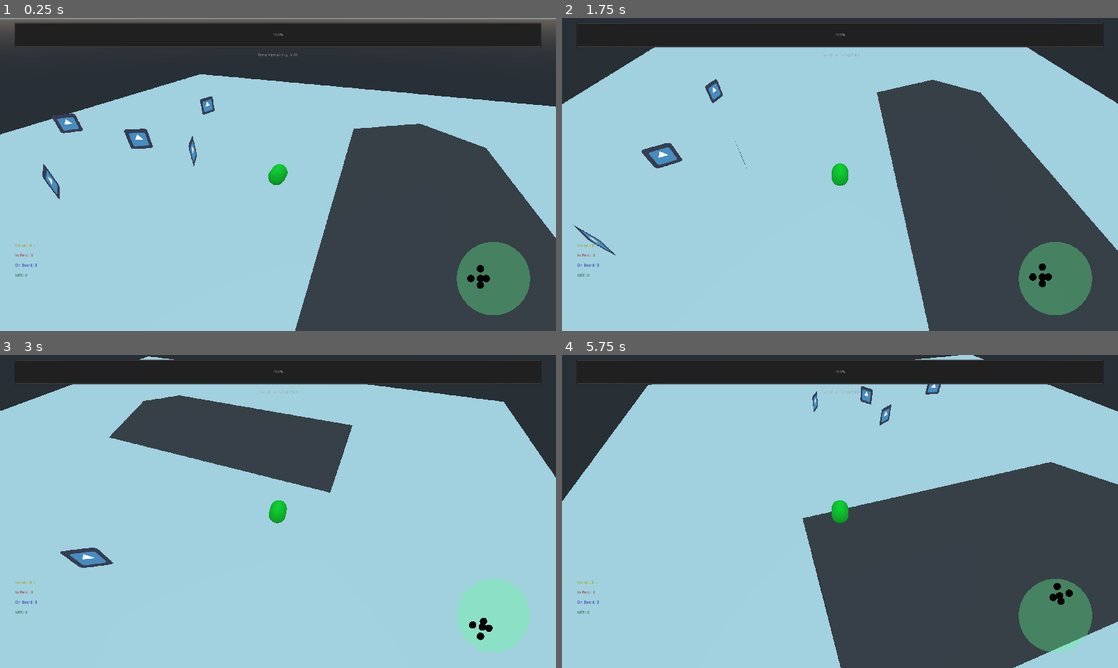
Above: before the commit, frames 1-4 (two rows, left to right).
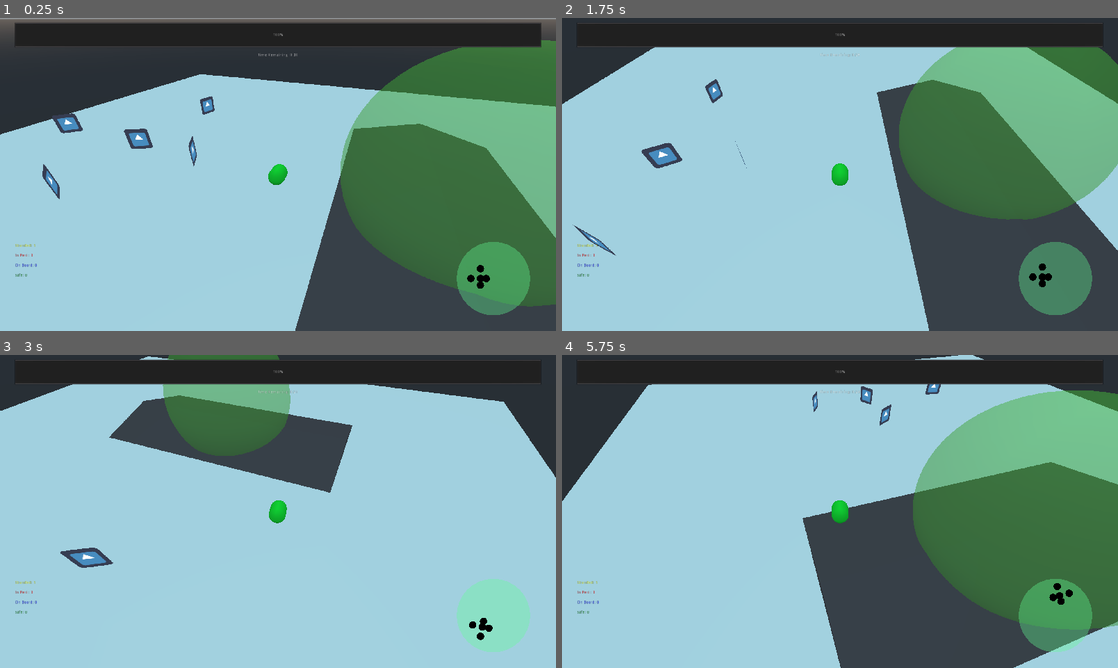
Above: after the commit, the same moments.

Repository: anthonyfinch/ld49
Game: Godot game, scene res://src/levels/Level1.tscn
Two runs of this game, one before a commit and one after it. Both use one fixed random seed, a clock stepped at 60 frames per second and the inputs below. This scene is started directly instead of the project's main scene. The engine's default icon, where the game draws it, is replaced by a stand-in: a white triangle on a blue panel in a dark square.
Inputs:
- Up to frame 1 (0.25 s): no input
- Up to frame 2 (1.75 s): hold D (steer_right) 0.53-1.28 s; hold S (brake) from 1.28 s (still down)
- Up to frame 3 (3 s): release S (brake) at 2.03 s; hold D (steer_right) 2.03-2.78 s; hold W (accelerate) from 2.78 s (still down)
- Up to frame 4 (5.75 s): release W (accelerate) at 3.53 s; hold A (steer_left) 3.53-5.03 s; hold S (brake) from 5.03 s (still down)

The runs differ from the first frame. In frame 1, 26% of the frame differs, in the area x 4-100%, y 6-93%; in frame 2, 19%; in frame 3, 4.6%; in frame 4, 23%.

Commit message:
safepoint and gui hooked up

Diff:
--- /dev/null
+++ b/src/Game.gd
@@ -0,0 +1,17 @@
+extends Control
+
+
+export (float) var time_limit = 60.0 * 3.0
+
+var _state = preload("res://src/GameState.tres")
+
+func _ready():
+	_state.time = time_limit
+
+
+func _process(delta):
+	if _state.time <= 0:
+		_state.emit_signal("time_up")
+		_state.time = 0.0
+	else:
+		_state.time -= delta
--- a/src/GameState.gd
+++ b/src/GameState.gd
@@ -1,4 +1,22 @@
 extends Resource
+
+signal counts_updated
+signal time_up
 
 var player = null
 var people = null
+var on_board = 0
+var safe = 0
+var died = 0
+var time = 0.0
+
+
+func collect_person():
+	on_board += 1
+	emit_signal("counts_updated")
+
+
+func drop_off():
+	safe += on_board
+	on_board = 0
+	emit_signal("counts_updated")
--- a/src/levels/Level1.tscn
+++ b/src/levels/Level1.tscn
@@ -1,10 +1,15 @@
-[gd_scene load_steps=13 format=2]
+[gd_scene load_steps=21 format=2]
 
 [ext_resource path="res://src/supervehicle/SuperVehicle.tscn" type="PackedScene" id=1]
 [ext_resource path="res://src/Camera.gd" type="Script" id=2]
 [ext_resource path="res://src/people/Person.tscn" type="PackedScene" id=3]
 [ext_resource path="res://src/Radar.gd" type="Script" id=4]
 [ext_resource path="res://src/people/People.gd" type="Script" id=5]
+[ext_resource path="res://src/ui/HealthBar.gd" type="Script" id=6]
+[ext_resource path="res://src/ui/TimerLabel.gd" type="Script" id=7]
+[ext_resource path="res://src/Game.gd" type="Script" id=8]
+[ext_resource path="res://src/safepoint/SafePoint.gd" type="Script" id=9]
+[ext_resource path="res://src/ui/PeopleCounts.gd" type="Script" id=10]
 
 [sub_resource type="ViewportTexture" id=1]
 viewport_path = NodePath("CenterContainer/TextureRect/Viewport")
@@ -27,12 +32,25 @@
 [sub_resource type="ConcavePolygonShape" id=7]
 data = PoolVector3Array( 0, 2.5, 20, 20, -2.5, 20, -20, -2.5, 20, 0, 2.5, -20, -20, -2.5, -20, 20, -2.5, -20, 0, 2.5, 2 …(246 unchanged characters)…
 
-[node name="Control" type="Control"]
-anchor_right = 1.0
-anchor_bottom = 1.0
-__meta__ = {
-"_edit_use_anchors_": false
-}
+[sub_resource type="SphereShape" id=8]
+radius = 10.0
+
+[sub_resource type="SphereMesh" id=9]
+radius = 10.0
+height = 20.0
+
+[sub_resource type="SpatialMaterial" id=10]
+flags_transparent = true
+albedo_color = Color( 0.439216, 0.921569, 0.262745, 0.490196 )
+
+[node name="Game" type="Control"]
+anchor_right = 1.0
+anchor_bottom = 1.0
+script = ExtResource( 8 )
+__meta__ = {
+"_edit_use_anchors_": false
+}
+time_limit = 30.0
 
 [node name="CenterContainer" type="CenterContainer" parent="."]
 anchor_right = 1.0
@@ -76,7 +94,7 @@
 transform = Transform( 0.650127, -0.383977, 0.655665, 0, 0.862915, 0.505349, -0.759825, -0.328541, 0.561005, 17.7119, 11.4448, 21.5435 )
 current = true
 script = ExtResource( 2 )
-target_path = NodePath("../SuperVehicle/Mesh")
+target_path = NodePath("../../../../../../Game/CenterContainer/TextureRect/Viewport/Level1/SuperVehicle/Mesh")
 offset = Vector3( 0, 20, 20 )
 
 [node name="Island" type="MeshInstance" parent="CenterContainer/TextureRect/Viewport/Level1"]
@@ -106,6 +124,19 @@
 
 [node name="Person5" parent="CenterContainer/TextureRect/Viewport/Level1/People" instance=ExtResource( 3 )]
 transform = Transform( 0.707107, 0, 0.707107, 0, 1, 0, -0.707107, 0, 0.707107, -39, 0.2, 0 )
+
+[node name="SafePoint" type="Spatial" parent="CenterContainer/TextureRect/Viewport/Level1"]
+transform = Transform( 1, 0, 0, 0, 1, 0, 0, 0, 1, 17, 5.5, 0 )
+script = ExtResource( 9 )
+
+[node name="Area" type="Area" parent="CenterContainer/TextureRect/Viewport/Level1/SafePoint"]
+
+[node name="CollisionShape" type="CollisionShape" parent="CenterContainer/TextureRect/Viewport/Level1/SafePoint/Area"]
+shape = SubResource( 8 )
+
+[node name="MeshInstance" type="MeshInstance" parent="CenterContainer/TextureRect/Viewport/Level1/SafePoint"]
+mesh = SubResource( 9 )
+material/0 = SubResource( 10 )
 
 [node name="Radar" type="Control" parent="."]
 anchor_left = 1.0
@@ -153,6 +184,7 @@
 size_flags_horizontal = 3
 size_flags_vertical = 3
 value = 100.0
+script = ExtResource( 6 )
 
 [node name="TimerContainer" type="CenterContainer" parent="TopUI"]
 margin_top = 121.0
@@ -164,6 +196,7 @@
 margin_right = 1029.0
 margin_bottom = 14.0
 text = "Time Remaining: 5:00"
+script = ExtResource( 7 )
 
 [node name="PeopleCounts" type="VBoxContainer" parent="."]
 anchor_top = 1.0
@@ -172,6 +205,7 @@
 margin_top = -301.0
 margin_right = 286.0
 margin_bottom = -38.0
+script = ExtResource( 10 )
 __meta__ = {
 "_edit_use_anchors_": false
 }
@@ -181,7 +215,7 @@
 margin_bottom = 30.0
 size_flags_horizontal = 3
 bbcode_enabled = true
-bbcode_text = "[color=yellow]Stranded: 3
+bbcode_text = "[center][color=yellow]Stranded: 3[/color]
 "
 text = "Stranded: 3
 "
@@ -193,7 +227,7 @@
 margin_bottom = 64.0
 size_flags_horizontal = 3
 bbcode_enabled = true
-bbcode_text = "[color=red]In Peril: 3
+bbcode_text = "[color=red]In Peril: 3[/color]
 "
 text = "In Peril: 3
 "
--- a/src/people/People.gd
+++ b/src/people/People.gd
@@ -5,3 +5,9 @@
 
 func _ready():
 	_state.people = self
+	for person in get_children():
+		person.connect("person_collected", self, "_on_person_collected")
+
+
+func _on_person_collected(person):
+	_state.collect_person()
--- a/src/people/Person.gd
+++ b/src/people/Person.gd
@@ -9,8 +9,12 @@
 
 func _ready():
 	detector.connect("body_entered", self, "_on_player_entered")
+	connect("tree_exited", self, "_on_remove")
 
 
 func _on_player_entered(_player):
+	queue_free()
+
+
+func _on_remove():
 	emit_signal("person_collected", self)
-	queue_free()
--- /dev/null
+++ b/src/safepoint/SafePoint.gd
@@ -0,0 +1,13 @@
+extends Spatial
+
+
+onready var detector = $Area
+
+var _state = preload("res://src/GameState.tres")
+
+func _ready():
+	detector.connect("body_entered", self, "_on_player_entered")
+
+
+func _on_player_entered(_player):
+	_state.drop_off()
--- a/src/supervehicle/SuperVehicle.gd
+++ b/src/supervehicle/SuperVehicle.gd
@@ -14,20 +14,27 @@
 var rotate_input = 0
 
 var _state = preload("res://src/GameState.tres")
+var _paused = false
 
 
 func _ready():
 	_state.player = self
 	ray.add_exception(body)
+	_state.connect("time_up", self, "_pause")
+
+
+func _pause():
+	_paused = true
 
 
 func _physics_process(_delta):
-	mesh.transform.origin = body.transform.origin
-	body.add_central_force(-mesh.global_transform.basis.z * speed_input)
+	if not _paused:
+		mesh.transform.origin = body.transform.origin
+		body.add_central_force(-mesh.global_transform.basis.z * speed_input)
 
 
 func _process(delta):
-	if not ray.is_colliding():
+	if not ray.is_colliding() or _paused:
 		return
 
 	speed_input = 0
--- /dev/null
+++ b/src/ui/HealthBar.gd
@@ -0,0 +1,8 @@
+extends ProgressBar
+
+
+var _state = preload("res://src/GameState.tres")
+
+
+func _process(_delta):
+	pass
--- /dev/null
+++ b/src/ui/PeopleCounts.gd
@@ -0,0 +1,25 @@
+extends VBoxContainer
+
+onready var _stranded = $Stranded
+onready var _in_peril = $InPeril
+onready var _on_board = $OnBoard
+onready var _safe = $Safe
+
+var _state = preload("res://src/GameState.tres")
+
+
+func _ready():
+	_state.connect("counts_updated", self, "_update_counts")
+	_update_counts()
+
+
+func _update_counts():
+	if _state.people:
+		var p_template = "[color=yellow]Stranded: %s[/color]\n"
+		_stranded.bbcode_text = p_template % _state.people.get_children().size()
+
+	var b_template = "[color=blue]On Board: %s[/color]\n"
+	_on_board.bbcode_text = b_template % _state.on_board
+
+	var s_template = "[color=green]Safe: %s[/color]\n"
+	_safe.bbcode_text = s_template % _state.safe
--- /dev/null
+++ b/src/ui/TimerLabel.gd
@@ -0,0 +1,14 @@
+extends Label
+
+
+var _state = preload("res://src/GameState.tres")
+
+
+func _process(_delta):
+
+
+	var mins = round(_state.time / 60.0)
+	var secs = round(fmod(_state.time, 60.0))
+
+	var template = "Time Remaining: %s:%s"
+	text = template % [mins, secs]
